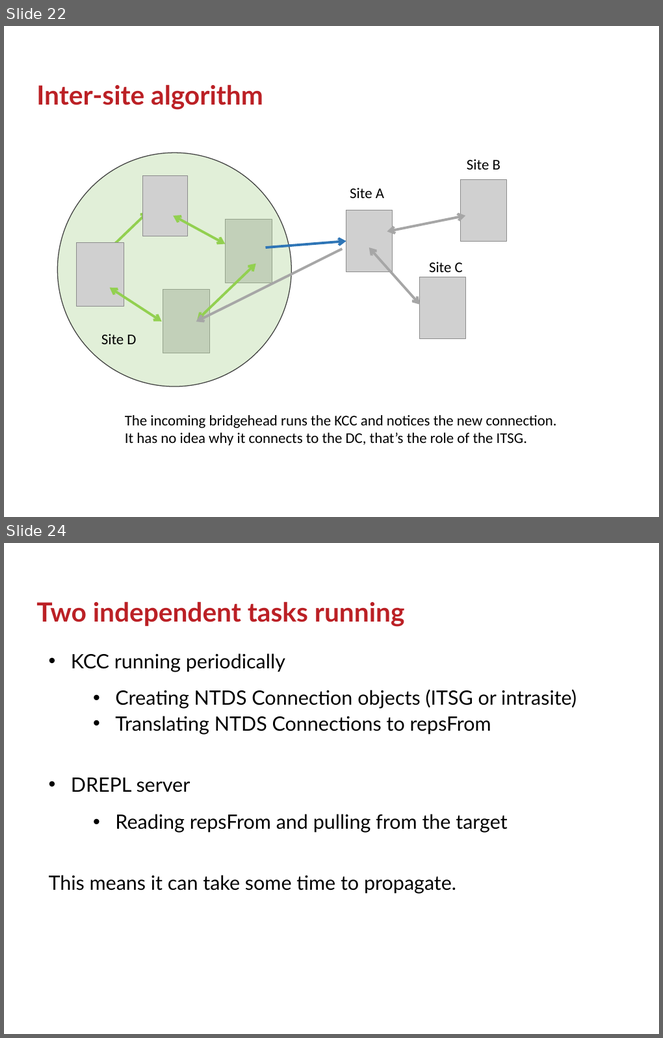
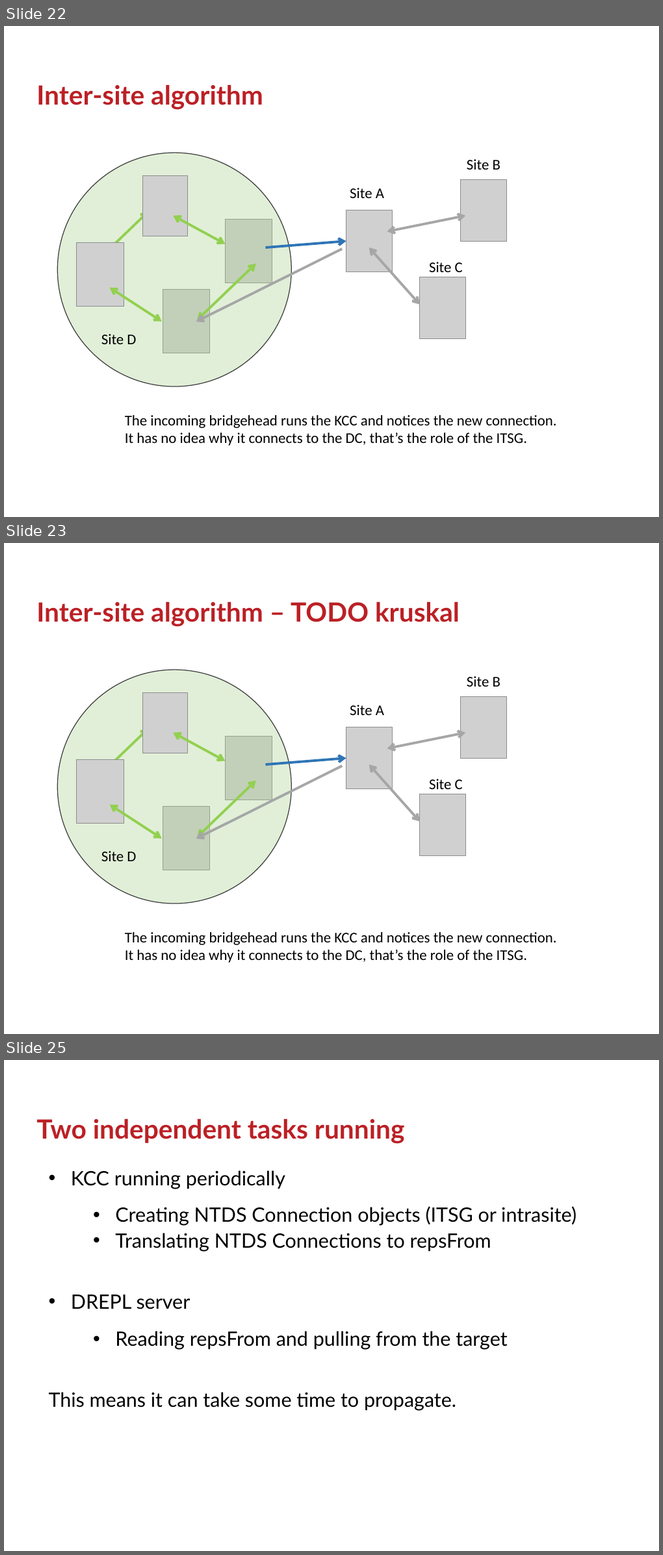
Before and after one commit to GSam/Slides, a slide deck: Samba KCC.pptx. Shown one above the other, each under a label of ours: slides 22 and 24 before the commit, slides 22, 23 and 25 after it; the slides between them are not shown. The pictures are 663x1038 and 663x1555 pixels, drawn with LibreOffice and Linux fonts; fonts in the diff are those of the drawing; grey boxes stand for pictures; background and template pictures are left out. Boxes give left, top, right and bottom in pixels: in the first picture for what was removed or moved away, otherwise in the second. Text is boxed around its words. In the diff, an @@ line names an element or a change of style, - is before the commit and + after.

```diff
--- a/Samba KCC.pptx
+++ b/Samba KCC.pptx
@@ slide 23 added at (4,543,659,1034), background #FFFFFF @@
@@ title added at (36,601,460,627), 32 pt, text #BB2025, bold @@
+Inter-site algorithm – TODO kruskal
@@ freeform shape added at (57,670,292,904), fill #A9D18E at 34% opacity, outline #404040 1 pt @@
@@ text added at (467,676,501,687), 18 pt, text #000000 @@
+Site B
@@ picture added at (143,693,188,753) @@
@@ picture added at (461,696,507,758) @@
@@ text added at (350,705,384,715), 18 pt, text #000000 @@
+Site A
@@ double arrow added from (90, 785) to (148, 729), #92D050 3 pt @@
@@ double arrow added from (174, 733) to (225, 761), #92D050 3 pt @@
@@ picture added at (225,736,272,800) @@
@@ picture added at (347,728,392,789) @@
@@ double arrow added from (388, 748) to (466, 733), #A6A6A6 3 pt @@
@@ picture added at (77,760,124,824) @@
@@ arrow added from (342, 766) to (196, 839), #A6A6A6 3 pt @@
@@ arrow added from (265, 765) to (347, 758), #2E75B6 3 pt @@
@@ double arrow added from (369, 765) to (420, 822), #A6A6A6 3 pt @@
@@ double arrow added from (197, 837) to (256, 781), #92D050 3 pt @@
@@ picture added at (420,795,466,856) @@
@@ text added at (429,779,463,789), 18 pt, text #000000 @@
+Site C
@@ double arrow added from (110, 804) to (161, 839), #92D050 3 pt @@
@@ picture added at (163,807,210,871) @@
@@ text added at (102,851,136,861), 18 pt, text #000000 @@
+Site D
@@ text added at (125,932,557,963), 18 pt, text #000000 @@
+The incoming bridgehead runs the KCC and notices the new connection.
+It has no idea why it connects to the DC, that’s the role of the ITSG.
@@ what was slide 24 is now slide 25 @@
```
Also in this commit, not shown: 4 slides changed, 3 other slides added, 1 slide removed.
